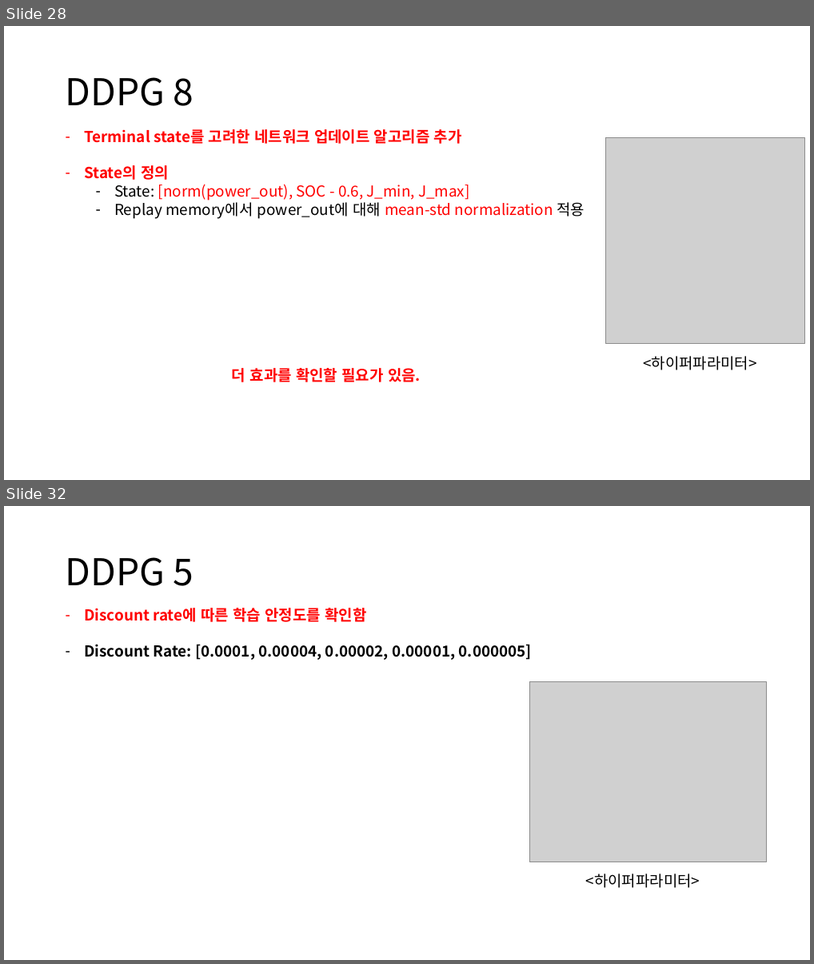
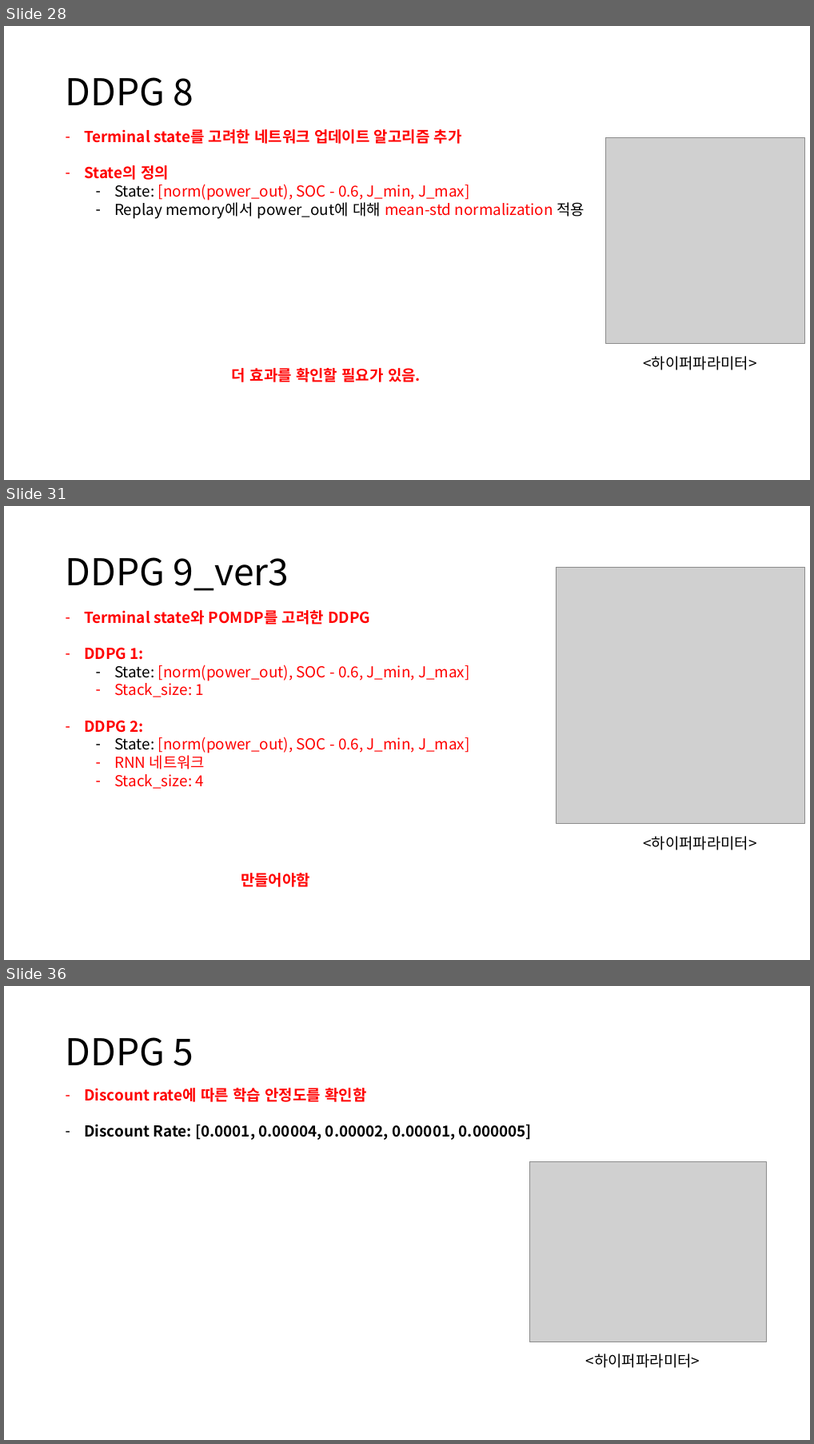
Before and after one commit to zidane89/experiment, a slide deck: 실험정리.pptx. Shown one above the other, each under a label of ours: slides 28 and 32 before the commit, slides 28, 31 and 36 after it; the slides between them are not shown. The pictures are 814x964 and 814x1444 pixels, drawn with LibreOffice and Linux fonts; fonts in the diff are those of the drawing; grey boxes stand for pictures. Boxes give left, top, right and bottom in pixels: in the first picture for what was removed or moved away, otherwise in the second. Text is boxed around its words. In the diff, an @@ line names an element or a change of style, - is before the commit and + after.

```diff
--- a/실험정리.pptx
+++ b/실험정리.pptx
@@ slide 31 added at (4,506,810,960), background #FFFFFF @@
@@ title added at (66,557,289,591), 44 pt, text #000000 @@
+DDPG 9_ver3
@@ picture added at (556,567,806,823) @@
@@ text added at (84,610,470,788), 18 pt, text #FF0000 @@
+  – Terminal state와 POMDP를 고려한 DDPG
+  – DDPG 1:
+    – State: [norm(power_out), SOC - 0.6, J_min, J_max]
+    – Stack_size: 1
+  – DDPG 2:
+    – State: [norm(power_out), SOC - 0.6, J_min, J_max]
+    – RNN 네트워크
+    – Stack_size: 4
@@ text added at (643,836,758,850), 18 pt, text #000000 @@
+<하이퍼파라미터>
@@ text added at (241,872,310,887), 18 pt, text #FF0000, bold @@
+만들어야함
@@ what was slide 32 is now slide 36 @@
```
Also in this commit, not shown: 3 slides changed, 3 other slides added, 10 other files.
